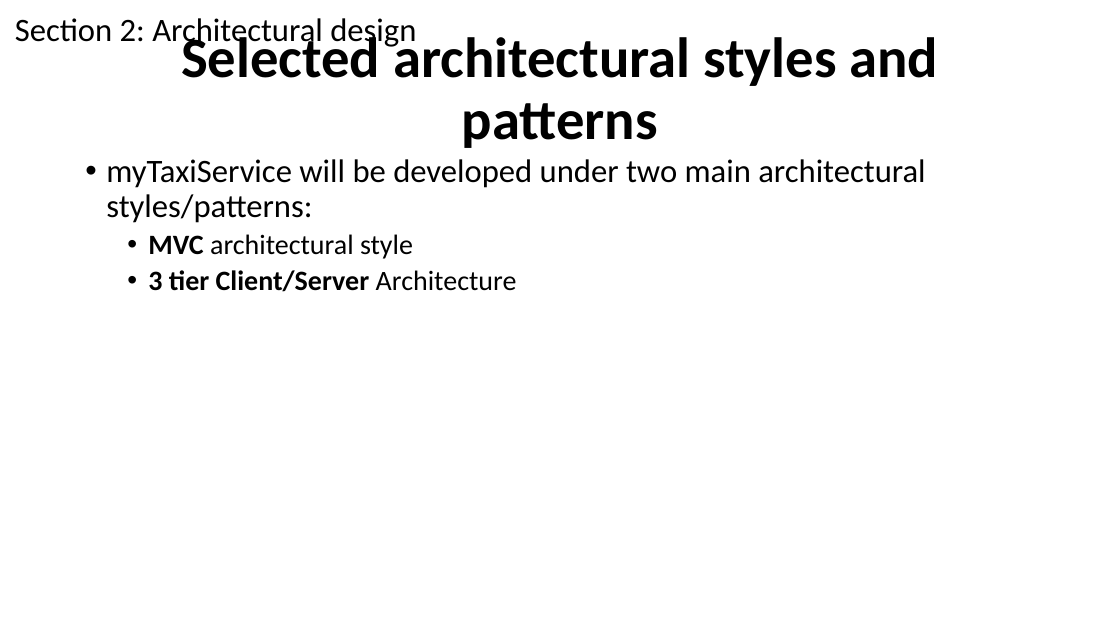
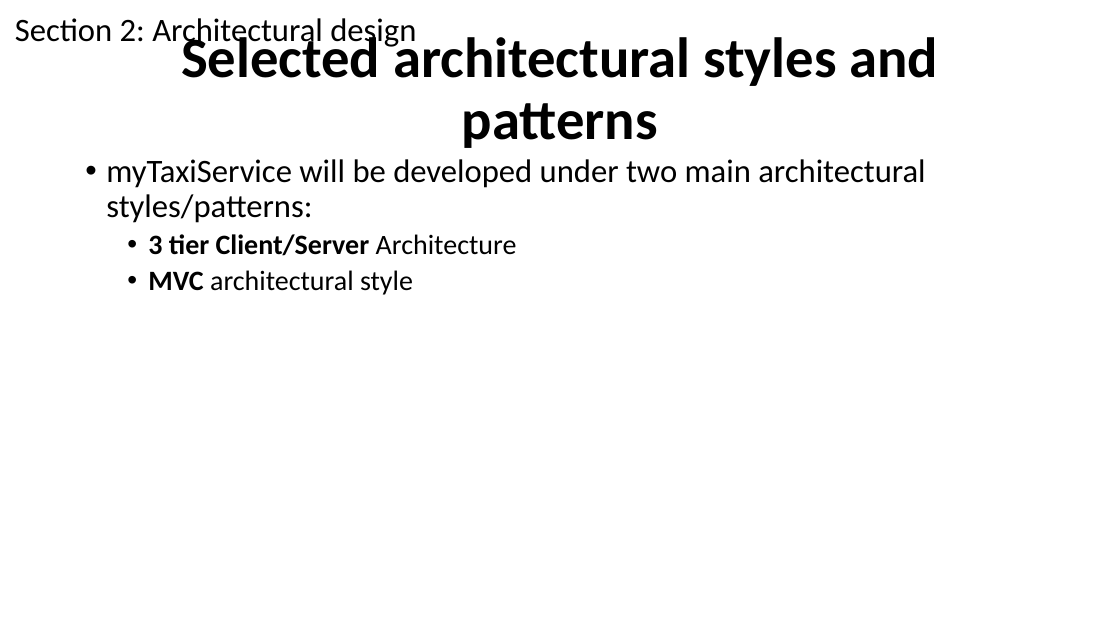
Before and after one commit to MassimoSchiavo/MyTaxiService-Schiavo-Cittar, a slide deck: slide 43 of Presentations/myTaxiService Presentation.pptx (slide 47 before the commit). Drawn at 1120x630 pixels with LibreOffice and Linux fonts; fonts in the diff are those of the drawing. Boxes give left, top, right and bottom in pixels: in the first picture for what was removed or moved away, otherwise in the second. Text is boxed around its words. In the diff, an @@ line names an element or a change of style, - is before the commit and + after.

```diff
--- a/Presentations/myTaxiService Presentation.pptx
+++ b/Presentations/myTaxiService Presentation.pptx
@@ text at [148,234,517,256]: paragraph added @@
+  • 3 tier Client/Server Architecture
@@ text at [148,270,517,292]: paragraph removed @@
-  • 3 tier Client/Server Architecture
```
Also in this commit, not shown: 20 other slides changed, 4 slides removed.
